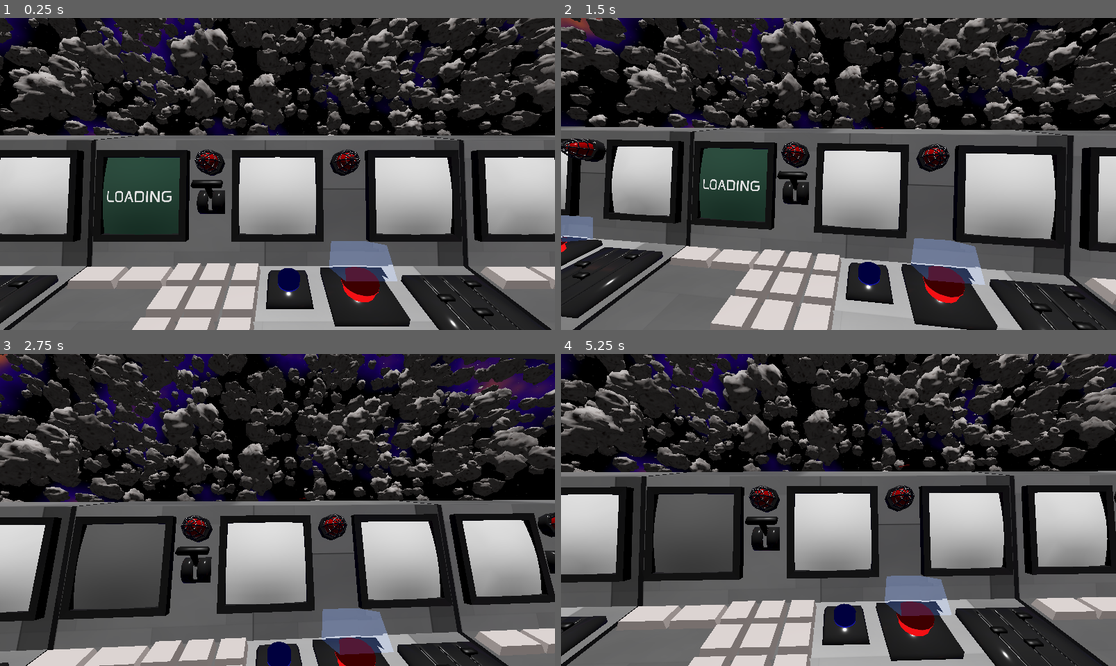
Above: before the commit, frames 1-4 (two rows, left to right).
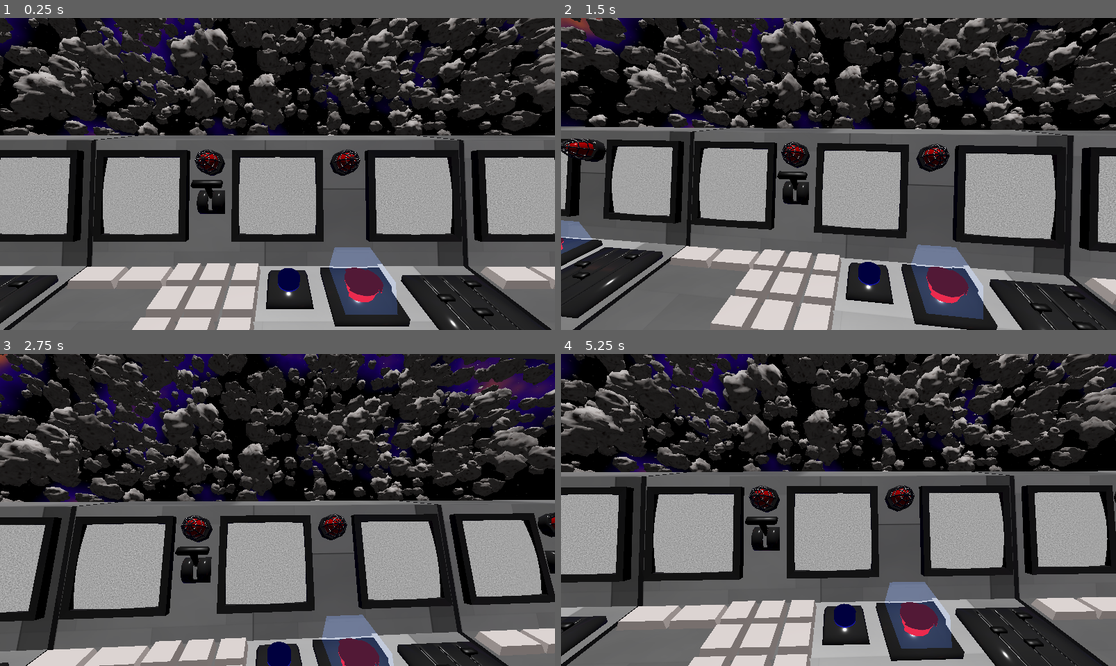
Above: after the commit, the same moments.

Repository: tmrupp/LD59
Game: Godot game, scene res://Scenes/command_center.tscn
Same seed, same stepped clock (60 frames per second), same inputs: the game is played once before the commit and once after it.
Inputs (mouse positions are in pixels of both pictures, inside the frame that each line leads up to):
- Up to frame 1 (0.25 s): no input
- Up to frame 2 (1.5 s): tap Enter at 0.5 s; move the mouse to (960, 158) at 0.52 s; hold D 0.53-1.28 s; click (960, 158) at 0.67 s; tap Space at 0.77 s; move the mouse to (727, 189) at 1.27 s; hold S from 1.28 s (still down); click (727, 189) at 1.42 s
- Up to frame 3 (2.75 s): tap Space at 1.52 s; move the mouse to (333, 441) at 2.02 s; release S at 2.03 s; hold D from 2.03 s (still down); click (333, 441) at 2.17 s
- Up to frame 4 (5.25 s): move the mouse to (810, 572) at 2.77 s; release D at 2.78 s; hold W 2.78-3.53 s; click (810, 572) at 2.92 s; tap Space at 3.02, 3.77, 4.52 s; move the mouse to (1005, 556) at 3.52 s; hold A 3.53-5.03 s; click (1005, 556) at 3.67 s; move the mouse to (672, 463) at 4.27 s; click (672, 463) at 4.42 s; move the mouse to (866, 510) at 5.02 s; hold S from 5.03 s (still down); click (866, 510) at 5.17 s

The runs differ from the first frame. In frame 1, 13% of the frame differs, in the area x 0-100%, y 36-96%; in frame 2, 12%; in frame 3, 12%; in frame 4, 13%.

Commit message:
limit total number of ships, buttons cycle through camera views, add tv static and refraction shaders

Diff:
--- a/Resources/refract.tres
+++ b/Resources/refract.tres
@@ -5,5 +5,5 @@
 [resource]
 render_priority = 0
 shader = ExtResource("1_nubyr")
-shader_parameter/offset = -0.005
+shader_parameter/offset = -0.003
 shader_parameter/mix_color = Color(0.33333334, 0.5294118, 1, 0.18039216)
--- /dev/null
+++ b/Resources/tv_static.gdshader
@@ -0,0 +1,8 @@
+shader_type spatial;
+render_mode unshaded;
+
+uniform sampler2D noise_texture;
+
+void fragment() {
+	ALBEDO = texture(noise_texture, UV + 47.0 * TIME).rgb;
+}
--- /dev/null
+++ b/Resources/tv_static.tres
@@ -0,0 +1,14 @@
+[gd_resource type="ShaderMaterial" format=3 uid="uid://dmee5abgg5t5h"]
+
+[ext_resource type="Shader" uid="uid://eh8e4ywf613t" path="res://Resources/tv_static.gdshader" id="1_d38hu"]
+
+[sub_resource type="FastNoiseLite" id="FastNoiseLite_d38hu"]
+frequency = 0.2
+
+[sub_resource type="NoiseTexture2D" id="NoiseTexture2D_m4sdr"]
+noise = SubResource("FastNoiseLite_d38hu")
+
+[resource]
+render_priority = 0
+shader = ExtResource("1_d38hu")
+shader_parameter/noise_texture = SubResource("NoiseTexture2D_m4sdr")
--- a/Scenes/command_center.tscn
+++ b/Scenes/command_center.tscn
@@ -3,9 +3,10 @@
 [ext_resource type="Shader" uid="uid://c44coabjath5c" path="res://Resources/space_sky.gdshader" id="1_h4dh8"]
 [ext_resource type="PackedScene" uid="uid://dx8xtp808al5q" path="res://3D Models/ControlCenter.glb" id="1_lv533"]
 [ext_resource type="Script" uid="uid://daftteavwxk0y" path="res://Scripts/camera_look.gd" id="2_kesst"]
+[ext_resource type="Script" uid="uid://bimchi4sd05h6" path="res://Scripts/controls.gd" id="3_0rffn"]
 [ext_resource type="Material" uid="uid://crab0h8jo2vs3" path="res://Resources/refract.tres" id="4_a3bg2"]
 [ext_resource type="Script" uid="uid://k22dnw2707cg" path="res://Scripts/director.gd" id="4_dnagy"]
-[ext_resource type="PackedScene" uid="uid://de42481q0cwhl" path="res://Scenes/ship.tscn" id="4_escgk"]
+[ext_resource type="Material" uid="uid://dmee5abgg5t5h" path="res://Resources/tv_static.tres" id="5_escgk"]
 
 [sub_resource type="FastNoiseLite" id="FastNoiseLite_h4dh8"]
 noise_type = 2
@@ -41,6 +42,12 @@
 
 [sub_resource type="BoxMesh" id="BoxMesh_lv533"]
 
+[sub_resource type="BoxShape3D" id="BoxShape3D_0rffn"]
+size = Vector3(0.32, 0.085, 0.17)
+
+[sub_resource type="BoxShape3D" id="BoxShape3D_escgk"]
+size = Vector3(0.32, 0.085, 0.17)
+
 [node name="Node3D" type="Node3D" unique_id=1355801188]
 
 [node name="DirectionalLight3D" type="DirectionalLight3D" parent="." unique_id=716107954]
@@ -68,25 +75,56 @@
 transform = Transform3D(19.85, 0, 0, 0, 2.08, 0, 0, 0, 1.395, 0, 0.773, -1.75)
 mesh = SubResource("BoxMesh_lv533")
 
-[node name="ControlCenter" parent="." unique_id=1351323934 instance=ExtResource("1_lv533")]
+[node name="Controls" type="Node3D" parent="." unique_id=713809150]
+script = ExtResource("3_0rffn")
 
-[node name="Emergency Button Cover" parent="ControlCenter" index="8" unique_id=1202994369]
+[node name="ControlCenter" parent="Controls" unique_id=1351323934 instance=ExtResource("1_lv533")]
+
+[node name="StaticBody3D" type="StaticBody3D" parent="Controls/ControlCenter/Switching Ships Button" parent_id_path=PackedInt32Array(1351323934, 826886724) index="0" unique_id=241122176]
+
+[node name="CollisionShape3D" type="CollisionShape3D" parent="Controls/ControlCenter/Switching Ships Button/StaticBody3D" unique_id=209581901]
+shape = SubResource("BoxShape3D_0rffn")
+
+[node name="Emergency Button Cover" parent="Controls/ControlCenter" index="8" unique_id=1202994369]
+transform = Transform3D(1, 0, 0, 0, 0.9986295, -0.05233596, 0, 0.05233596, 0.9986295, 0.5482091, 1.0628211, -0.036422424)
 surface_material_override/0 = ExtResource("4_a3bg2")
 
-[node name="ControlCenter2" parent="." unique_id=268873400 instance=ExtResource("1_lv533")]
+[node name="StaticBody3D" type="StaticBody3D" parent="Controls/ControlCenter/Switching Ships Button_001" parent_id_path=PackedInt32Array(1351323934, 1505159447) index="0" unique_id=786466515]
+
+[node name="CollisionShape3D" type="CollisionShape3D" parent="Controls/ControlCenter/Switching Ships Button_001/StaticBody3D" unique_id=2009682567]
+shape = SubResource("BoxShape3D_escgk")
+
+[node name="ControlCenter2" parent="Controls" unique_id=268873400 instance=ExtResource("1_lv533")]
 transform = Transform3D(1, 0, 0, 0, 1, 0, 0, 0, 1, 3.1, 0, 0)
 
-[node name="Emergency Button Cover" parent="ControlCenter2" index="8" unique_id=1202994369]
+[node name="Screen1" parent="Controls/ControlCenter2" index="2" unique_id=1870411032]
+surface_material_override/0 = ExtResource("5_escgk")
+
+[node name="Emergency Button Cover" parent="Controls/ControlCenter2" index="8" unique_id=1202994369]
+transform = Transform3D(1, 0, 0, 0, 0.9986295, -0.05233596, 0, 0.05233596, 0.9986295, 0.5482091, 1.0628211, -0.036422424)
 surface_material_override/0 = ExtResource("4_a3bg2")
 
-[node name="ControlCenter3" parent="." unique_id=316754130 instance=ExtResource("1_lv533")]
+[node name="Screen2" parent="Controls/ControlCenter2" index="29" unique_id=117806611]
+surface_material_override/0 = ExtResource("5_escgk")
+
+[node name="Screen3" parent="Controls/ControlCenter2" index="30" unique_id=1996333831]
+surface_material_override/0 = ExtResource("5_escgk")
+
+[node name="ControlCenter3" parent="Controls" unique_id=316754130 instance=ExtResource("1_lv533")]
 transform = Transform3D(1, 0, 0, 0, 1, 0, 0, 0, 1, -3.1, 0, 0)
 
-[node name="Emergency Button Cover" parent="ControlCenter3" index="8" unique_id=1202994369]
+[node name="Screen1" parent="Controls/ControlCenter3" index="2" unique_id=1870411032]
+surface_material_override/0 = ExtResource("5_escgk")
+
+[node name="Emergency Button Cover" parent="Controls/ControlCenter3" index="8" unique_id=1202994369]
+transform = Transform3D(1, 0, 0, 0, 0.9986295, -0.05233596, 0, 0.05233596, 0.9986295, 0.5482091, 1.0628211, -0.036422424)
 surface_material_override/0 = ExtResource("4_a3bg2")
 
-[node name="Ship" parent="." unique_id=962295472 instance=ExtResource("4_escgk")]
-transform = Transform3D(1, 0, 0, 0, 1, 0, 0, 0, 1, 0, 0, -30)
+[node name="Screen2" parent="Controls/ControlCenter3" index="29" unique_id=117806611]
+surface_material_override/0 = ExtResource("5_escgk")
+
+[node name="Screen3" parent="Controls/ControlCenter3" index="30" unique_id=1996333831]
+surface_material_override/0 = ExtResource("5_escgk")
 
 [node name="Director" type="Node3D" parent="." unique_id=312234527]
 script = ExtResource("4_dnagy")
@@ -97,7 +135,8 @@
 ship_spawn_center = Vector3(0, 30, -130)
 ship_spawn_extents = Vector3(100, 20, 0)
 ship_spawn_cooldown = 10.0
+ship_spawn_max = 3
 
-[editable path="ControlCenter"]
-[editable path="ControlCenter2"]
-[editable path="ControlCenter3"]
+[editable path="Controls/ControlCenter"]
+[editable path="Controls/ControlCenter2"]
+[editable path="Controls/ControlCenter3"]
--- /dev/null
+++ b/Scripts/controls.gd
@@ -0,0 +1,65 @@
+extends Node3D
+
+@onready var tv_static_material = preload("res://Resources/tv_static.tres")
+
+@onready var director = $"../Director"
+@onready var screen_1 = $"ControlCenter/Screen1"
+@onready var screen_2 = $"ControlCenter/Screen2"
+@onready var screen_3 = $"ControlCenter/Screen3"
+
+@onready var all_screens = [screen_1, screen_2, screen_3]
+
+var currently_watching = false
+var current_ship = null
+
+func _ready() -> void:
+	static_all_screens()
+
+	left_click_connect($"ControlCenter/Switching Ships Button/StaticBody3D", change_ship_screen.bind(true))
+	left_click_connect($"ControlCenter/Switching Ships Button_001/StaticBody3D", change_ship_screen.bind(false))
+
+func _process(_delta: float) -> void:
+	# automatically start watching a ship's camera feed if we're not watching one right now
+	if not currently_watching and len(director.ships) > 0:
+		print("found a screen to watch!")
+		screen_1.set_surface_override_material(0, director.ships[0].screen_material)
+		currently_watching = true
+		current_ship = director.ships[0]
+
+	# static out the monitor if there are no ship cameras to watch
+	if currently_watching and len(director.ships) < 1:
+		print("no more screens to watch!")
+		static_all_screens()
+		currently_watching = false
+		current_ship = null
+
+func static_all_screens():
+	for screen in all_screens:
+		screen.set_surface_override_material(0, tv_static_material)
+
+# function called when a button is pushed
+func change_ship_screen(forward : bool):
+	if current_ship == null or not currently_watching:
+		return
+
+	var found_index = -1
+	for i in range(len(director.ships)):
+		if director.ships[i] == current_ship:
+			found_index = i
+			break
+	if found_index != -1:
+		var next_index = (found_index + (1 if forward else -1)) % len(director.ships)
+		current_ship = director.ships[next_index]
+		# show static for 0.1 seconds then show the new camera view
+		screen_1.set_surface_override_material(0, tv_static_material)
+		get_tree().create_timer(0.1).timeout.connect(func():
+			screen_1.set_surface_override_material(0, current_ship.screen_material)
+		)
+
+# used to connect the signal of left clicking on something to a specific action
+func left_click_connect(node : Node, callable : Callable):
+	node.input_event.connect(
+		func(_camera, event, _event_position, _normal, _shape_idx):
+			if event is InputEventMouseButton and event.button_index == MOUSE_BUTTON_LEFT:
+				callable.call()
+	)
--- a/Scripts/director.gd
+++ b/Scripts/director.gd
@@ -22,6 +22,7 @@
 @export var ship_spawn_center : Vector3
 @export var ship_spawn_extents : Vector3
 @export var ship_spawn_cooldown : float
+@export var ship_spawn_max : int
 
 @export_tool_button("Spawn Ship")
 var button_3 = spawn_ship
@@ -36,6 +37,8 @@
 
 var ship_spawn_timer : float
 
+var cached_ship_count : int = -1
+
 func _ready() -> void:
 	if not Engine.is_editor_hint():
 		init_asteroids()
@@ -46,8 +49,13 @@
 		ship_spawn_timer += delta
 
 		if ship_spawn_timer >= ship_spawn_cooldown:
-			spawn_ship()
+			if len(ships) < ship_spawn_max:
+				spawn_ship()
 			ship_spawn_timer = 0.0
+
+	if len(ships) != cached_ship_count:
+		cached_ship_count = len(ships)
+		print("we now have ", cached_ship_count, " ships")
 
 func init_asteroids():
 	# approximately how many asteroids in each dimensions to distribute them in a 3d grid
Not shown, added: Resources/tv_static.gdshader.uid
Not shown, added: Scripts/controls.gd.uid
